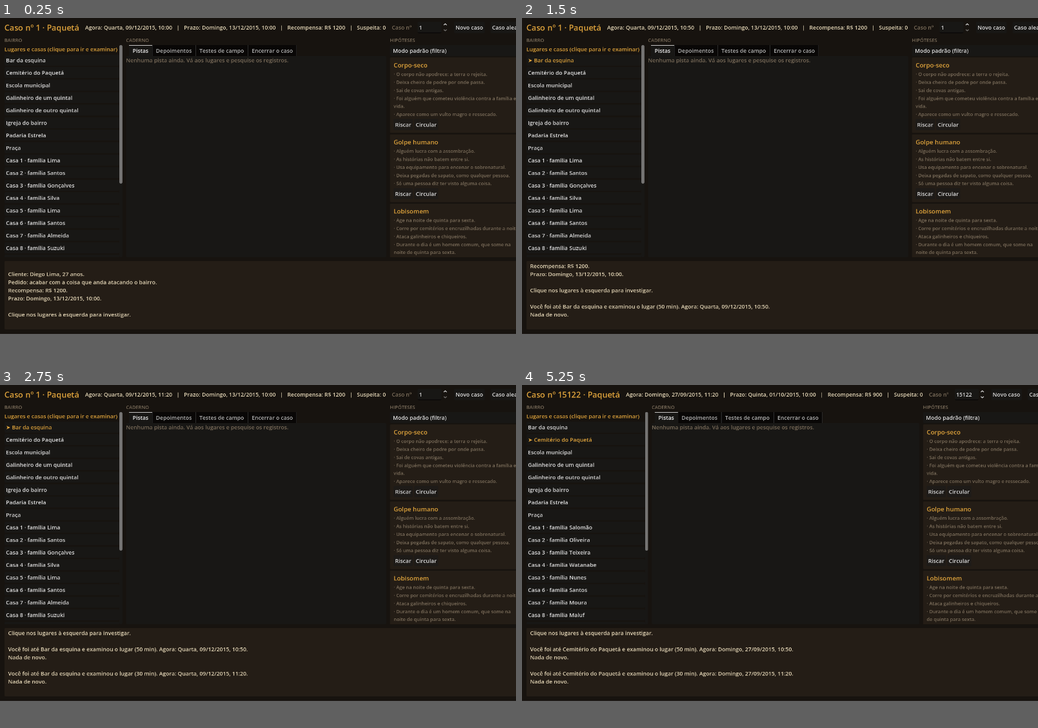
Above: before the commit, frames 1-4 (two rows, left to right).
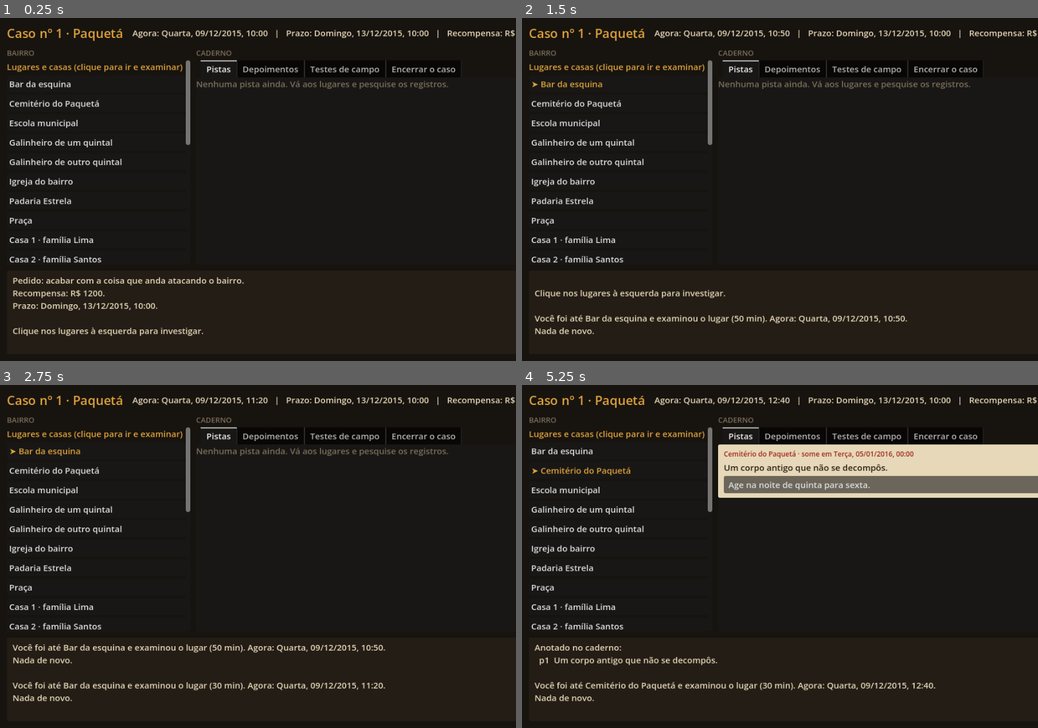
Above: after the commit, the same moments.

Repository: lucas-gomes-backend/monster-contracts
Game: Godot game, scene res://ui/jogo.tscn
Same seed, same stepped clock (60 frames per second), same inputs: the game is played once before the commit and once after it.
Inputs (mouse positions are in pixels of both pictures, inside the frame that each line leads up to):
- Up to frame 1 (0.25 s): no input
- Up to frame 2 (1.5 s): click (991, 28) at 0.5 s, where only the run before the commit has a clickable "Novo caso"; click "Bar da esquina" at 1.25 s
- Up to frame 3 (2.75 s): click "➤ Bar da esquina" at 2 s
- Up to frame 4 (5.25 s): click (1032, 395) at 2.75 s, where only the run before the commit has a clickable "Caso aleatório"; click (1007, 395) at 3.5 s, where only the run before the commit has a clickable "Novo caso"; click "Cemitério do Paquetá" at 4.25 s; click "➤ Cemitério do Paquetá" at 5 s
In our replay, the window is 800x491 before the commit and 800x533 after it. These sizes can differ from the game's own. Grey fills any space a smaller window leaves; there, only what the larger window draws over its background counts as a difference.

The runs differ from the first frame. In frame 1, 10% of the frame differs, in the area x 0-100%, y 1-93%; in frame 2, 10%; in frame 3, 11%; in frame 4, 19%.

Commit message:
fix(fase-01): janela da investigação abre maximizada e cabe em qualquer monitor
Co-Authored-By: Claude Opus 5.5 <noreply@anthropic.com>

Diff:
--- a/game/ui/jogo.gd
+++ b/game/ui/jogo.gd
@@ -54,8 +54,10 @@
 	if is_inside_tree():
 		var janela := get_window()
 		janela.content_scale_mode = Window.CONTENT_SCALE_MODE_DISABLED
-		janela.size = Vector2i(1400, 860)
 		janela.title = "Monster Contracts — investigação (Fase 1)"
+		# Cabe em qualquer monitor: ocupa a área útil da tela (sem a barra de tarefas).
+		janela.min_size = Vector2i(900, 600)
+		janela.mode = Window.MODE_MAXIMIZED
 	for arg in OS.get_cmdline_user_args():
 		if arg.begins_with("--semente="):
 			semente = arg.trim_prefix("--semente=").to_int()
@@ -122,7 +124,7 @@
 	meio.add_child(_coluna("Hipóteses", 1.2, _montar_hipoteses()))
 
 	_diario = RichTextLabel.new()
-	_diario.custom_minimum_size = Vector2(0, 170)
+	_diario.custom_minimum_size = Vector2(0, 130)
 	_diario.scroll_following = true
 	_diario.selection_enabled = true
 	_diario.add_theme_color_override("default_color", COR_PAPEL)
